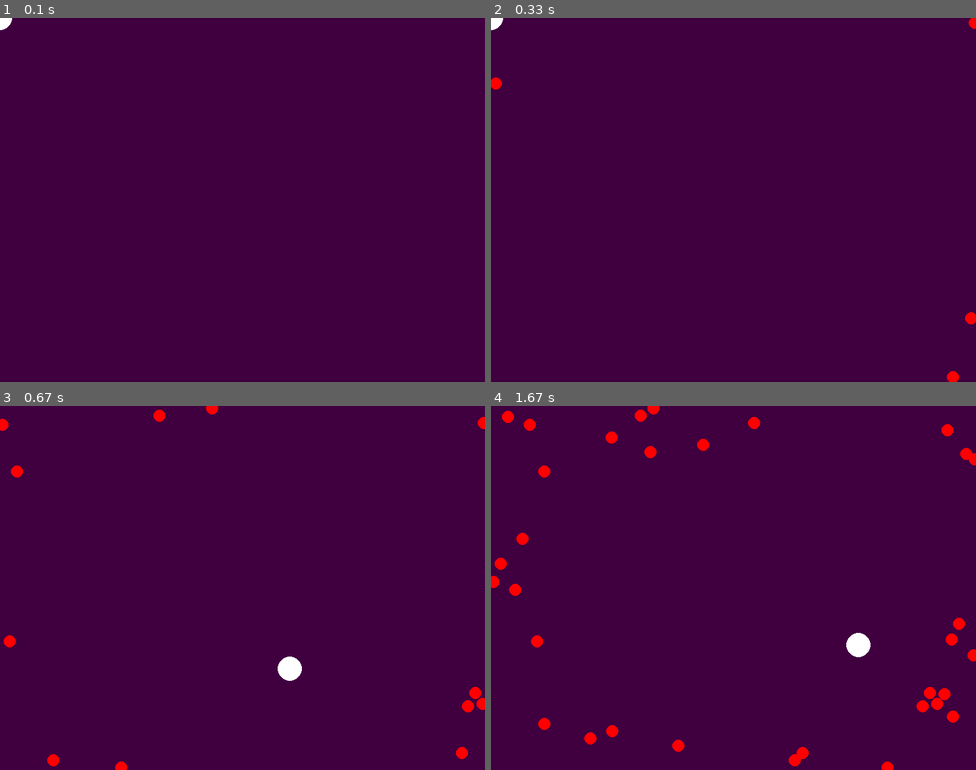
Above: before the commit, frames 1-4 (two rows, left to right).
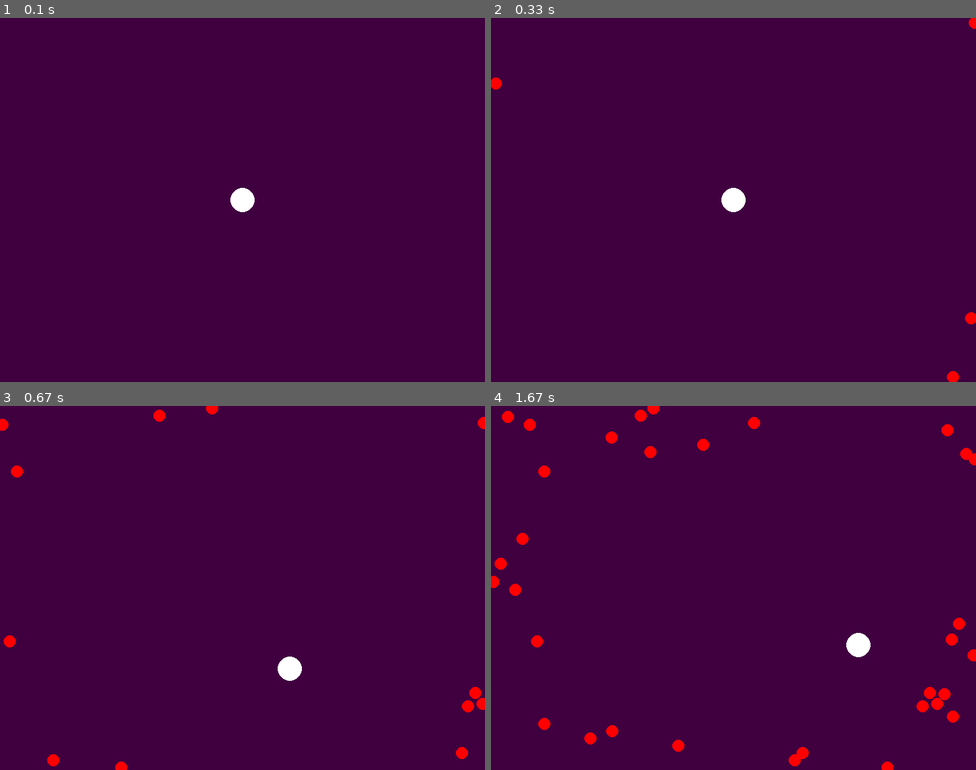
Above: after the commit, the same moments.

Repository: kj1471/CSIS
Game: pygame game, started from Year 12/Workshop1/task2.py
The game is run twice, just before and just after one commit, with the same random seed, the same clock (stepped at 60 frames per second) and the same inputs.
Inputs (mouse positions are in pixels of both pictures, inside the frame that each line leads up to):
- Up to frame 1 (0.1 s): no input
- Up to frame 2 (0.33 s): no input
- Up to frame 3 (0.67 s): press the mouse at (126, 591) at 0.37 s; move the mouse to (208, 631) at 0.47 s; release the mouse at (291, 668) at 0.6 s
- Up to frame 4 (1.67 s): press the mouse at (617, 591) at 0.7 s; move the mouse to (704, 606) at 0.8 s; release the mouse at (791, 620) at 0.93 s; press the mouse at (617, 591) at 1.03 s; move the mouse to (665, 635) at 1.13 s; release the mouse at (709, 682) at 1.27 s; press the mouse at (617, 591) at 1.37 s; move the mouse to (738, 617) at 1.47 s; release the mouse at (859, 646) at 1.6 s

The runs differ from the first frame. In frame 1, 0.3% of the frame differs, in the area x 0-53%, y 0-54%; in frame 2, 0.3%; in frame 3, nothing differs; in frame 4, nothing differs.

Commit message:
Changed workshop directory names. Also completed half a lesson plan.

Diff:
--- a/Year 12/Workshop1/example0.py
+++ b/Year 12/Workshop0/example0.py
@@ -9,7 +9,7 @@
 
 # Set the constants for pygame
 SIZE = (800, 600)
-CAPTION = "Workshop1 Example Zero"
+CAPTION = "Workshop0 Example Zero"
 BACKGROUND_COLOUR = (64, 0, 64)
 
 # Initiate pygame and a screen to display to, using the constants
--- a/Year 12/Workshop1/example1.py
+++ b/Year 12/Workshop0/example1.py
@@ -13,7 +13,7 @@
 
 # Set the constants for pygame
 SIZE = WIDTH, HEIGHT = (800, 600)
-CAPTION = "Workshop1 Example One"
+CAPTION = "Workshop0 Example One"
 BACKGROUND_COLOUR = (64, 0, 64)
 
 # Initiate pygame and a screen to display to, using the constants
--- /dev/null
+++ b/Year 12/Workshop0/example2.py
@@ -0,0 +1,207 @@
+"""
+An example of a PyGame game. Excluding comments, it contains 91 line,
+and challenges the user to survive as long as possible avoiding the "bullets"
+comining towards them. This is identical to example1.py but written more OO.
+@author Kieran Vickers
+"""
+import math
+import sys
+from datetime import datetime
+from random import randrange
+
+import pygame
+
+# Set the constants for pygame
+SIZE = WIDTH, HEIGHT = (800, 600)
+CAPTION = "Workshop0 Example Two"
+BACKGROUND_COLOUR = (64, 0, 64)
+
+# Initialise the game
+FRAMES_PER_SECOND = 30
+FRAMES_BETWEEN_BULLET_SPAWN = FRAMES_PER_SECOND / 5  # 5 bullets per second
+BULLET_SPEED = int(SIZE[0] / (FRAMES_PER_SECOND * 10))  # 10 seconds to cross
+PLAYER_RADIUS = 20
+BULLET_RADIUS = 10
+PLAYER_COLOUR = (255, 255, 255)
+BULLET_COLOUR = (255, 0, 0)
+
+
+# Define a Bullet object
+class Bullet:
+    """
+    A Bullet is an object in the game, which can travel in one of four
+    directions, starts from the end of the screen and continues forever.
+    """
+    # Define the different directions (as number 0 to 3)
+    DIRECTIONS = RIGHT, DOWN, LEFT, UP = range(4)
+
+    def __init__(self, direction):
+        """
+        Create a bullet object (initialise) given the direction it will
+        travel in.
+        @param direction: An integer representing the direction the bullet
+        should travel in.
+        """
+        # Define the starting position and the amount to move given the
+        # direction. This isn't the most efficient way to write this, but it
+        # is readable.
+        if direction == Bullet.RIGHT:
+            self.position = (0, randrange(HEIGHT))
+            self.movement = (BULLET_SPEED, 0)
+        elif direction == Bullet.DOWN:
+            self.position = (randrange(WIDTH), 0)
+            self.movement = (0, BULLET_SPEED)
+        elif direction == Bullet.LEFT:
+            self.position = (WIDTH, randrange(HEIGHT))
+            self.movement = (-BULLET_SPEED, 0)
+        elif direction == Bullet.UP:
+            self.position = (randrange(WIDTH), HEIGHT)
+            self.movement = (0, -BULLET_SPEED)
+
+    def update(self):
+        """
+        Update the position of the object.
+        """
+        old_x, old_y = self.position
+        move_x, move_y = self.movement
+        self.position = old_x + move_x, old_y + move_y
+
+    def collision_test(self, user_position):
+        """
+        Test to see if this bullet has collided with the user.
+        The distance between two pixels can be calculated using Pythagoras,
+        as it can be considered a right angle triangle: the distance
+        between the xs, and the distance between the ys as the two known
+        edges, sqrt(x^2 + y^2).
+        @param user_position: The x, y position of the user
+        @return: A boolean, true if a collision has occurred.
+        """
+        x, y = self.position
+        other_x, other_y = user_position
+        return \
+            math.sqrt(abs(x - other_x) ** 2 + abs(y - other_y) ** 2) < \
+            PLAYER_RADIUS + BULLET_RADIUS
+
+    def draw(self, surface):
+        """
+        Draw the bullet to the surface.
+        @param surface: A surface to draw the bullet to.
+        """
+        pygame.draw.circle(surface, BULLET_COLOUR, self.position, BULLET_RADIUS)
+
+
+# Define the game
+class ExampleGameTwo:
+    """
+    An example pygame game.
+    """
+
+    def __init__(self):
+        # Initiate pygame and a screen to display to, using the constants
+        pygame.init()
+        pygame.font.init()  # Line isn't needed unless you write text to screen.
+        pygame.display.set_caption(CAPTION)
+
+        # Initialise the game variables, these variables belong to the game,
+        # so use `self.` to tell Python these belong to the object/the game,
+        # not just this one function.
+        self.player_position = (0, 0)  # Store the player/mouse position
+        self.bullets = []  # Store a list of Bullets
+        self.frames_since_last_bullet = 0  # Count the number of frames between
+        # bullet spawns
+        self.start_time = datetime.now()
+
+        # Store some pygame variables to the game too
+        self.running = True
+        self.screen = pygame.display.set_mode(SIZE)
+        self.clock = pygame.time.Clock()
+
+    def event_handler(self, event):
+        """
+        The event handler for this game, called once for every (non QUIT)
+        event, after a draw and before the update. Currently handles
+        MOUSEMOTION only.
+        @param event: Any pygame event.
+        """
+        if event.type == pygame.MOUSEMOTION:
+            # If the mouse has moved at all...
+            # (in this case, we now know this `event` will have a `.pos`
+            # attribute, saying here the mouse is now
+            self.player_position = event.pos  # Store the mouse position
+
+    def update(self):
+        """
+        Update the state of the game, called each frame after events handled
+        before drawing to the screen.
+        This function moves all bullets, checks for collisions (end game),
+        and adds new bullets.
+        """
+        # Update each bullet, moving it and checking if it collided
+        for bullet in self.bullets:
+            bullet.update()
+            if bullet.collision_test(self.player_position):
+                self.running = False
+                print("Game over.")
+                time = (datetime.now() - self.start_time).total_seconds()
+                print("Your score was:", time)
+
+        # Add new bullets if time to
+        # Add one to the counter of number of frames since last bullet
+        self.frames_since_last_bullet += 1
+        # FRAMES_PER_SECOND / NEW_BULLETS_PER_SECOND is the calculation of
+        # frames between bullet spawns, given these constants, if the number
+        if self.frames_since_last_bullet >= FRAMES_BETWEEN_BULLET_SPAWN:
+            # If the number of frames since last bullet is the number of frames
+            # between each bullet spawn:
+            # Reset the counter,
+            self.frames_since_last_bullet = 0
+            # and add a new bullet to each direction
+            for direction in Bullet.DIRECTIONS:
+                self.bullets.append(Bullet(direction=direction))
+
+    def draw(self, surface: pygame.Surface):
+        """
+        Draw all this game to the surface.
+        @param surface: A surface to draw the game to.
+        """
+        # For each bullet, draw it to the surface.
+        for bullet in self.bullets:
+            bullet.draw(surface)
+        # Then draw the players position.
+        pygame.draw.circle(surface, PLAYER_COLOUR, self.player_position,
+                           PLAYER_RADIUS)
+
+    def run_game(self):
+        """
+        Run the game, this function is independent of the game logic,
+        and therefore might not need changed.
+        """
+        # Run the game loop
+        while self.running:
+            # Handle any event that occur
+            for event in pygame.event.get():
+                if event.type == pygame.QUIT:
+                    # If the event is a "QUIT" event, quit the game
+                    self.running = False
+                else:
+                    # Otherwise, allow the event handler to handle the event
+                    self.event_handler(event)
+
+            # Update the game state
+            self.update()
+
+            # Draw the game to the screen
+            self.screen.fill(BACKGROUND_COLOUR)  # Fill background
+            self.draw(self.screen)
+
+            # Update and wait
+            pygame.display.update()  # Display what we have drawn
+            self.clock.tick(FRAMES_PER_SECOND)
+        # If no longer running, quit pygame and exit.
+        pygame.quit()
+        sys.exit(0)
+
+
+if __name__ == '__main__':
+    game = ExampleGameTwo()
+    game.run_game()
--- /dev/null
+++ b/Year 12/Workshop1/task0.py
@@ -0,0 +1,50 @@
+"""
+The first task of Workshop1.
+"""
+
+
+class Student:
+    def __init__(self, name, languages_spoken, student_id, subjects):
+        self.name = name
+        self.languages_spoken = languages_spoken
+        self.student_id = student_id
+        self.subjects = subjects
+
+
+class Teacher:
+    def __init__(self, name, languages_spoken, started_teaching, subjects,
+                 wage):
+        self.name = name
+        self.languages_spoken = languages_spoken
+        self.started_teaching = started_teaching
+        self.subjects = subjects
+        self.wage = wage
+
+
+class Receptionist:
+    def __init__(self, name, languages_spoken, words_per_minute, wage):
+        self.name = name
+        self.languages_spoken = languages_spoken
+        self.words_per_minute = words_per_minute
+        self.wage = wage
+
+
+class Dog:
+    def __init__(self, name):
+        self.name = name
+
+
+if __name__ == '__main__':
+    spot = Dog("Spot")
+    print(f"Have you met my dog, {spot.name}?")
+    mark = Receptionist("Mark", ["English", "Arabic"], 93, 20000)
+    print(f"Have you met {mark.name}, they speak {len(mark.languages_spoken)} "
+          f"languages and can type {mark.words_per_minute} words per minute.")
+    kieran = Student("Kieran", ["English", ], 6214,
+                     ["Computing", "Physics", "Maths"])
+    print(f"Have you met {kieran.name} (id={kieran.student_id}), they study"
+          f" {', '.join(kieran.subjects)}.")
+    lauren = Teacher("Lauren", ["English", "Spanish"], 2016, ["English", "DT"],
+                     26500)
+    print(f"Have you met {lauren.name}, they've been teaching since "
+          f"{lauren.started_teaching}.")
--- /dev/null
+++ b/Year 12/Workshop1/task1.py
@@ -0,0 +1,82 @@
+"""
+The first task of Workshop1.
+"""
+
+class Animal:
+    def __init__(self, name):
+        self.name = name
+
+    def greet(self):
+        return f"Hello, {self.name}."
+
+
+class Human(Animal):
+    def __init__(self, name, languages_spoken):
+        super().__init__(name)
+        self.languages_spoken = languages_spoken
+
+    def speaks(self):
+        return ", ".join(self.languages_spoken)
+
+
+class Staff(Human):
+    def __init__(self, name, languages_spoken, wage):
+        super().__init__(name, languages_spoken)
+        self.wage = wage
+
+    def monthly_wage(self):
+        return self.wage / 12
+
+
+class Student(Human):
+    def __init__(self, name, languages_spoken, student_id, subjects):
+        super().__init__(name, languages_spoken)
+        self.student_id = student_id
+        self.subjects = subjects
+
+    def greet(self):
+        return f"Hello, {self.name} (id={self.student_id})."
+
+    def studies(self):
+        return ", ".join(self.subjects)
+
+
+class Teacher(Staff):
+    def __init__(self, name, languages_spoken, started_teaching, subjects,
+                 wage):
+        super().__init__(name, languages_spoken, wage)
+        self.started_teaching = started_teaching
+        self.subjects = subjects
+
+    def teaches(self):
+        return ", ".join(self.subjects)
+
+
+class Receptionist(Staff):
+    def __init__(self, name, languages_spoken, words_per_minute, wage):
+        super().__init__(name, languages_spoken, wage)
+        self.words_per_minute = words_per_minute
+
+
+class Dog(Animal):
+    def __init__(self, name):
+        super().__init__(name)
+
+    def greet(self):
+        return f"Hello, {self.name}, who's a good dog?"
+
+
+if __name__ == '__main__':
+    spot = Dog("Spot")
+    print(f"Have you met my dog, {spot.name}?")
+    mark = Receptionist("Mark", ["English", "Arabic"], 93, 20000)
+    print(f"Have you met {mark.name}, they speak {len(mark.languages_spoken)} "
+          f"languages and can type {mark.words_per_minute} words per minute.")
+    kieran = Student("Kieran", ["English", ], 6214,
+                     ["Computing", "Physics", "Maths"])
+    print(f"Have you met {kieran.name} (id={kieran.student_id}), they study"
+          f" {', '.join(kieran.subjects)}.")
+    lauren = Teacher("Lauren", ["English", "Spanish"], 2016, ["English", "DT"],
+                     26500)
+    print(f"Have you met {lauren.name}, they've been teaching since "
+          f"{lauren.started_teaching}.")
--- a/Year 12/Workshop1/example2.py
+++ b/Year 12/Workshop1/task2.py
@@ -8,12 +8,13 @@
 import sys
 from datetime import datetime
 from random import randrange
+from typing import List, Any
 
 import pygame
 
 # Set the constants for pygame
 SIZE = WIDTH, HEIGHT = (800, 600)
-CAPTION = "Workshop1 Example Two"
+CAPTION = "Workshop1 Task2"
 BACKGROUND_COLOUR = (64, 0, 64)
 
 # Initialise the game
@@ -26,8 +27,31 @@
 BULLET_COLOUR = (255, 0, 0)
 
 
+# Define a general "thing"
+class Thing:
+    def on_event(self, event):
+        pass
+
+    def update(self):
+        pass
+
+    def draw(self, surface):
+        pass
+
+
+# Define a circle
+class Circle(Thing):
+    def __init__(self, starting_x, starting_y, radius, colour):
+        self.position = (starting_x, starting_y)
+        self.radius = radius
+        self.colour = colour
+
+    def draw(self, surface):
+        pygame.draw.circle(surface, self.colour, self.position, self.radius)
+
+
 # Define a Bullet object
-class Bullet:
+class Bullet(Circle):
     """
     A Bullet is an object in the game, which can travel in one of four
     directions, starts from the end of the screen and continues forever.
@@ -43,20 +67,21 @@
         should travel in.
         """
         # Define the starting position and the amount to move given the
-        # direction. This isn't the most efficient way to write this, but it
-        # is readable.
+        # direction.
         if direction == Bullet.RIGHT:
-            self.position = (0, randrange(HEIGHT))
+            starting_x, starting_y = (0, randrange(HEIGHT))
             self.movement = (BULLET_SPEED, 0)
         elif direction == Bullet.DOWN:
-            self.position = (randrange(WIDTH), 0)
+            starting_x, starting_y = (randrange(WIDTH), 0)
             self.movement = (0, BULLET_SPEED)
         elif direction == Bullet.LEFT:
-            self.position = (WIDTH, randrange(HEIGHT))
+            starting_x, starting_y = (WIDTH, randrange(HEIGHT))
             self.movement = (-BULLET_SPEED, 0)
-        elif direction == Bullet.UP:
-            self.position = (randrange(WIDTH), HEIGHT)
+        else:
+            starting_x, starting_y = (randrange(WIDTH), HEIGHT)
             self.movement = (0, -BULLET_SPEED)
+
+        super().__init__(starting_x, starting_y, BULLET_RADIUS, BULLET_COLOUR)
 
     def update(self):
         """
@@ -82,12 +107,18 @@
             math.sqrt(abs(x - other_x) ** 2 + abs(y - other_y) ** 2) < \
             PLAYER_RADIUS + BULLET_RADIUS
 
-    def draw(self, surface):
-        """
-        Draw the bullet to the surface.
-        @param surface: A surface to draw the bullet to.
-        """
-        pygame.draw.circle(surface, BULLET_COLOUR, self.position, BULLET_RADIUS)
+
+class Player(Circle):
+    def __init__(self):
+        super().__init__(WIDTH / 2, HEIGHT / 2,
+                         PLAYER_RADIUS, PLAYER_COLOUR)
+
+    def on_event(self, event):
+        if event.type == pygame.MOUSEMOTION:
+            # If the mouse has moved at all...
+            # (in this case, we now know this `event` will have a `.pos`
+            # attribute), saying here the mouse is now
+            self.position = event.pos  # Store the mouse position
 
 
 # Define the game
@@ -97,18 +128,21 @@
     """
 
     def __init__(self):
+        # Create a list of all children. As long as these are all "Thing"s
+        # then we can call on_event, update and draw regardless of inheritance.
+        self.children = []
+
         # Initiate pygame and a screen to display to, using the constants
         pygame.init()
         pygame.font.init()  # Line isn't needed unless you write text to screen.
         pygame.display.set_caption(CAPTION)
 
-        # Initialise the game variables, these variables belong to the game,
-        # so use `self.` to tell Python these belong to the object/the game,
-        # not just this one function.
-        self.player_position = (0, 0)  # Store the player/mouse position
-        self.bullets = []  # Store a list of Bullets
         self.frames_since_last_bullet = 0  # Count the number of frames between
         # bullet spawns
+        self.player = Player()
+        self.children.append(self.player)  # Add player to children
+        self.bullets = []
+
         self.start_time = datetime.now()
 
         # Store some pygame variables to the game too
@@ -123,11 +157,8 @@
         MOUSEMOTION only.
         @param event: Any pygame event.
         """
-        if event.type == pygame.MOUSEMOTION:
-            # If the mouse has moved at all...
-            # (in this case, we now know this `event` will have a `.pos`
-            # attribute, saying here the mouse is now
-            self.player_position = event.pos  # Store the mouse position
+        for child in self.children:
+            child.on_event(event)
 
     def update(self):
         """
@@ -136,10 +167,11 @@
         This function moves all bullets, checks for collisions (end game),
         and adds new bullets.
         """
-        # Update each bullet, moving it and checking if it collided
+        for child in self.children:
+            child.update()
+
         for bullet in self.bullets:
-            bullet.update()
-            if bullet.collision_test(self.player_position):
+            if bullet.collision_test(self.player.position):
                 self.running = False
                 print("Game over.")
                 time = (datetime.now() - self.start_time).total_seconds()
@@ -157,19 +189,17 @@
             self.frames_since_last_bullet = 0
             # and add a new bullet to each direction
             for direction in Bullet.DIRECTIONS:
-                self.bullets.append(Bullet(direction=direction))
+                new_bullet = Bullet(direction=direction)
+                self.bullets.append(new_bullet)
+                self.children.append(new_bullet)
 
     def draw(self, surface: pygame.Surface):
         """
         Draw all this game to the surface.
         @param surface: A surface to draw the game to.
         """
-        # For each bullet, draw it to the surface.
-        for bullet in self.bullets:
-            bullet.draw(surface)
-        # Then draw the players position.
-        pygame.draw.circle(surface, PLAYER_COLOUR, self.player_position,
-                           PLAYER_RADIUS)
+        for child in self.children:
+            child.draw(surface)
 
     def run_game(self):
         """
Renamed: Year 12/Workshop1/xkcd.jpg -> Year 12/Workshop0/xkcd.jpg
Not shown, added: Year 12/Workshop0/Plan Session One.odt
Not shown, added: Year 12/Workshop0/compile.sh
Not shown, added: Year 12/Workshop0/index.html
Not shown, added: Year 12/Workshop0/presentation.pdf
Not shown, added: Year 12/Workshop0/slides.md
Not shown, added: Year 12/Workshop1/Plan Session Two.odt
Not shown, changed: Year 12/Workshop1/slides.md
Not shown, removed: Year 12/Workshop2/slides.md
